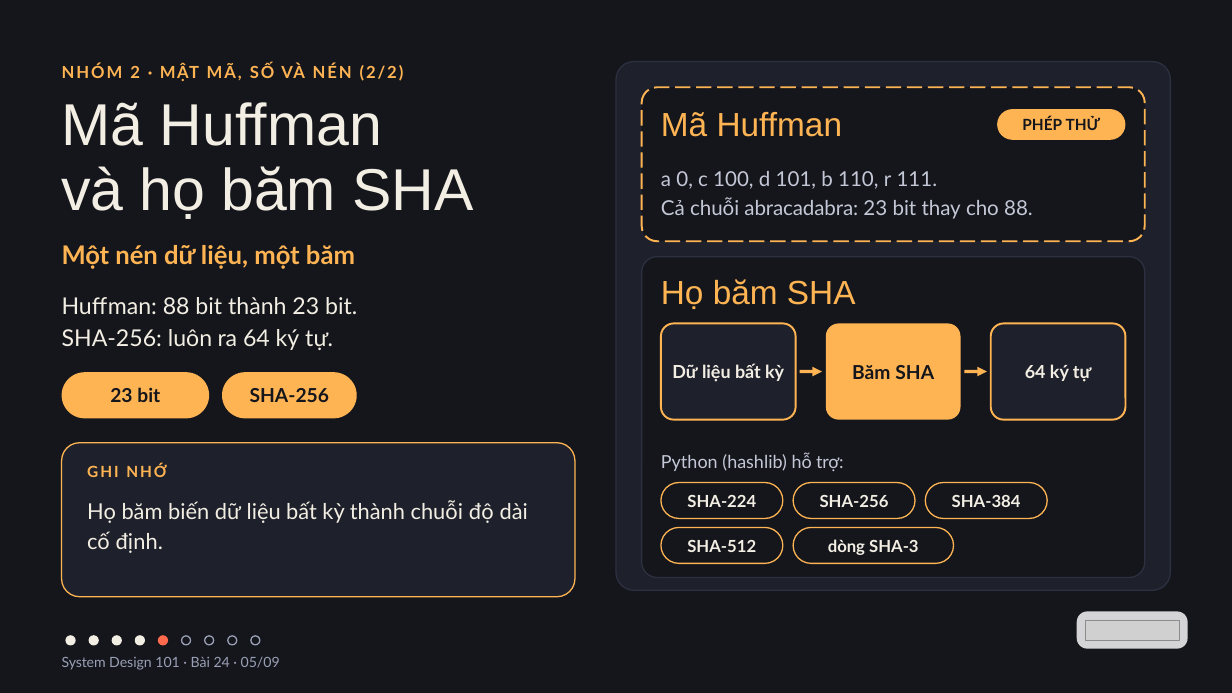
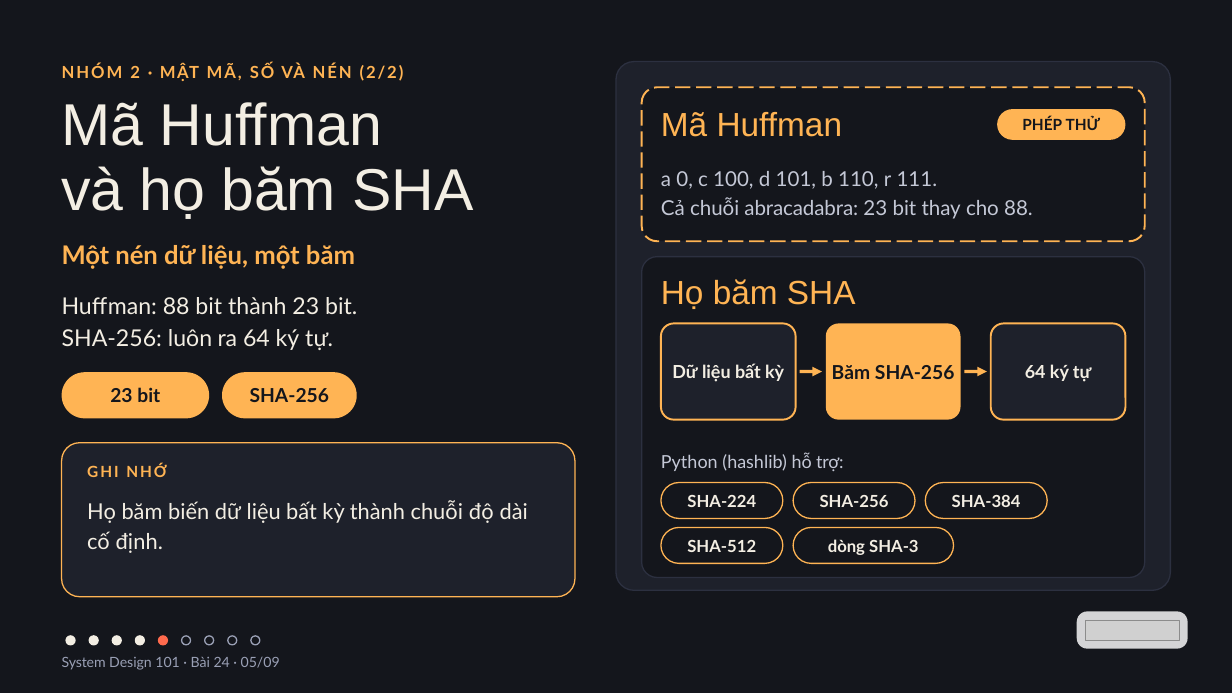
Before and after one commit to vohoailinh90/tool-marketing-studio, a slide deck: slide 5 of system-design-101/vi/lessons/sd-10-024/slides/sd-10-024.pptx. Drawn at 1232x693 pixels with LibreOffice and Linux fonts; fonts in the diff are those of the drawing; grey boxes stand for pictures. Boxes give left, top, right and bottom in pixels: in the first picture for what was removed or moved away, otherwise in the second. Text is boxed around its words. In the diff, an @@ line names an element or a change of style, - is before the commit and + after.

```diff
--- a/system-design-101/vi/lessons/sd-10-024/slides/sd-10-024.pptx
+++ b/system-design-101/vi/lessons/sd-10-024/slides/sd-10-024.pptx
@@ text in rounded rectangle at bbox=[832, 365, 955, 379]: text changed @@
-Băm SHA
+Băm SHA-256
```
Also in this commit, not shown: 1 other slide changed, 1 other file.
